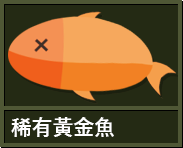
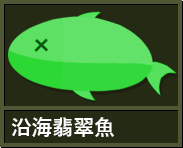
Before/after of a (183, 148) layered artwork. What changed in the layer stack:
renamed "稀有黃金魚 拷貝 4" to "沿海翡翠魚", showed it, painted on it over 11, 117, 94, 137
renamed "稀有黃金魚" to "深海紫菜魚", hid it, painted on it over 11, 117, 94, 137
added layer "fish1 green" in group "fish" over 8, 11, 176, 101
hid "fish1" over 8, 11, 176, 101
hid "背景" over 8, 11, 176, 137
